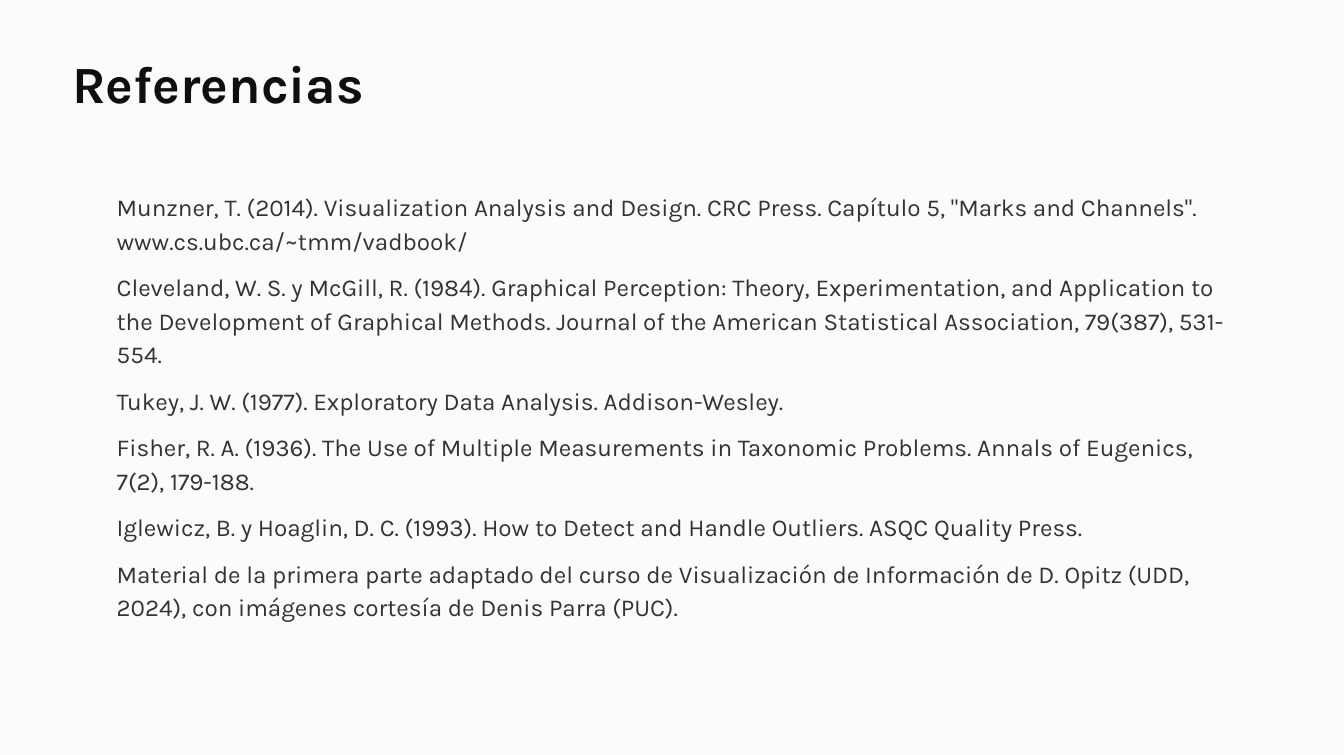
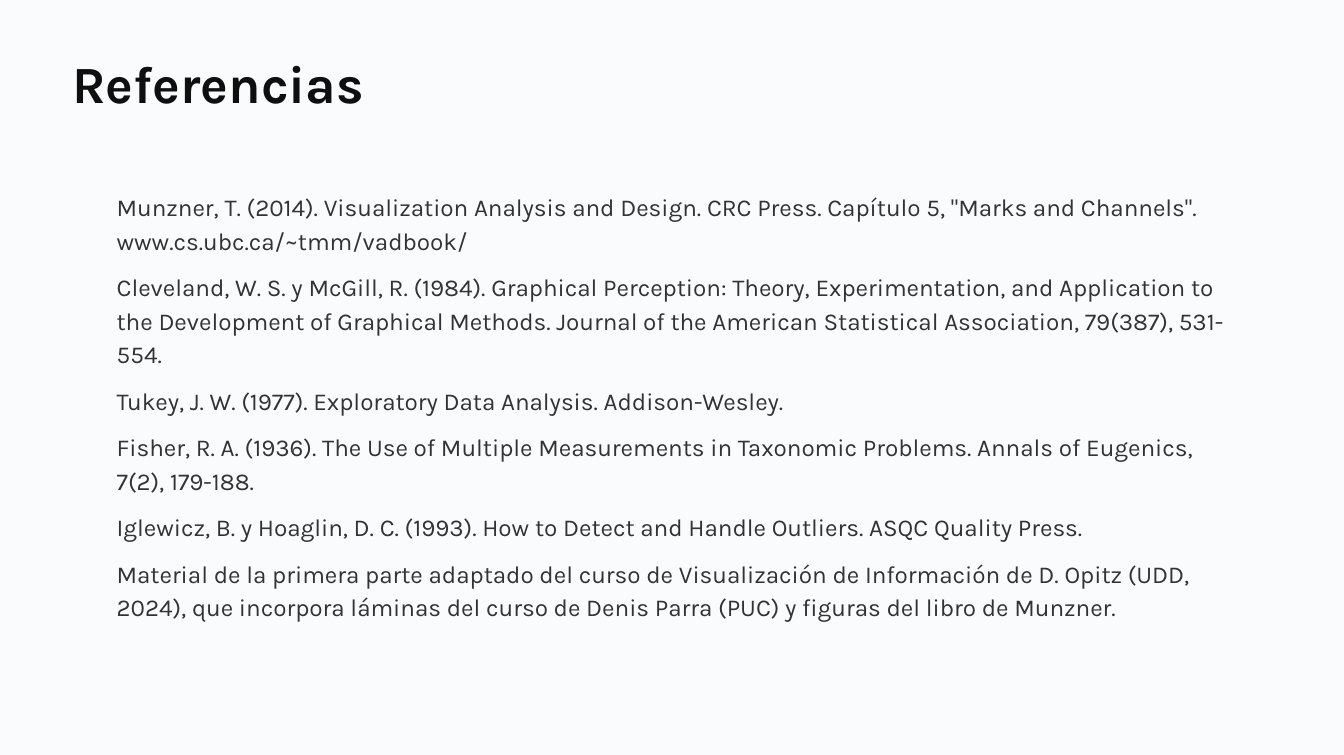
Before and after one commit to daniopitz/cienciadatos, a slide deck: slide 56 of presentaciones/clase03_visualizacion_eda.pptx. Drawn at 1344x755 pixels with LibreOffice and Linux fonts; fonts in the diff are those of the drawing. Boxes give left, top, right and bottom in pixels: in the first picture for what was removed or moved away, otherwise in the second. Text is boxed around its words. In the diff, an @@ line names an element or a change of style, - is before the commit and + after.

```diff
--- a/presentaciones/clase03_visualizacion_eda.pptx
+++ b/presentaciones/clase03_visualizacion_eda.pptx
@@ text at (117,564,1189,622): text changed @@
-Material de la primera parte adaptado del curso de Visualización de Información de D. Opitz (UDD, 2024), con imágenes cortesía de Denis Parra (PUC).
+Material de la primera parte adaptado del curso de Visualización de Información de D. Opitz (UDD, 2024), que incorpora láminas del curso de Denis Parra (PUC) y figuras del libro de Munzner.
```
Also in this commit, not shown: 1 other slide changed, 1 other file.
